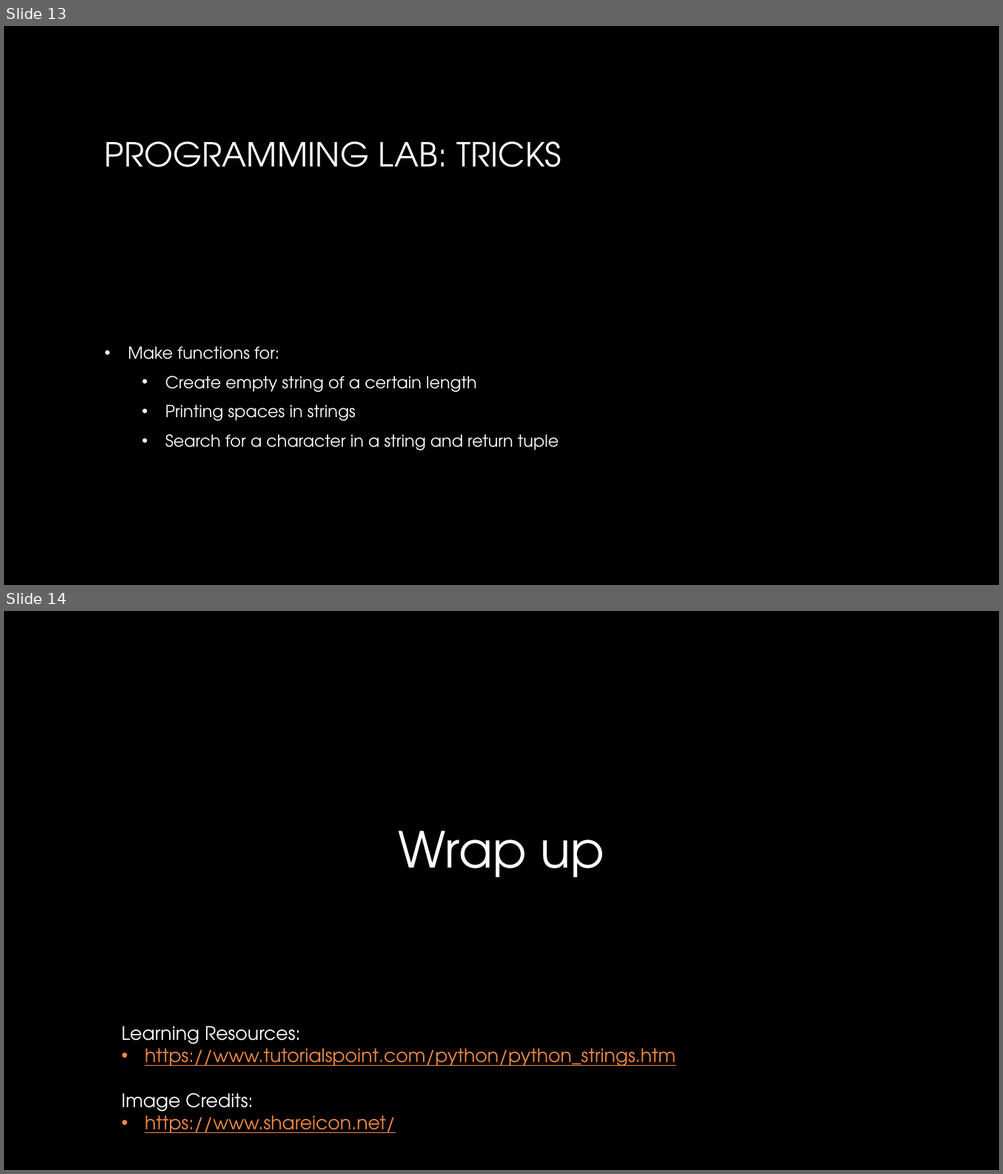
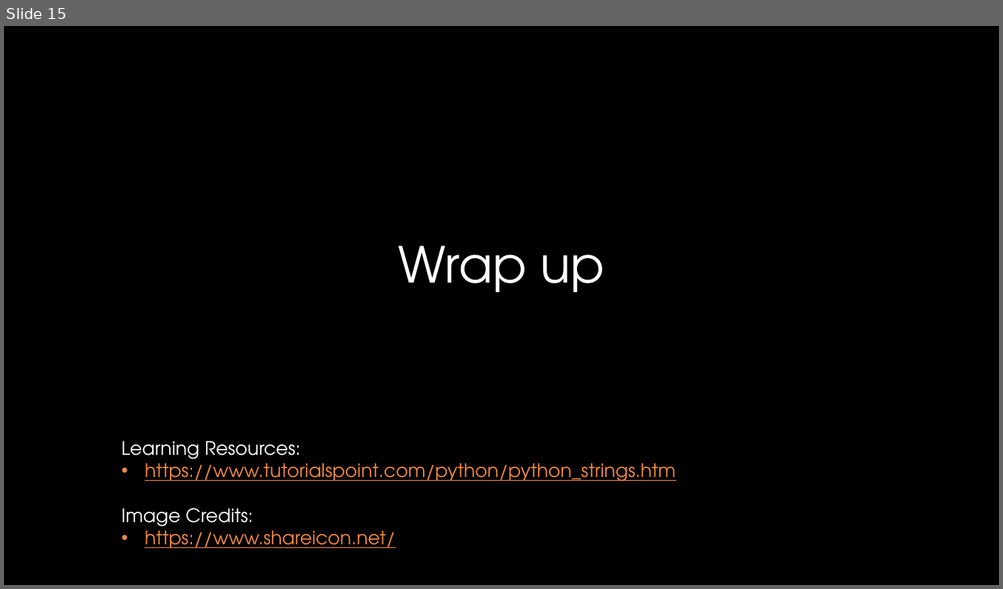
Before and after one commit to CSUMBPelicanCollective/CST205, a slide deck: howe_d_labs/lab10/lab10-presentation_howe_d.pptx. Shown one above the other, each under a label of ours: slides 13 and 14 before the commit, slide 15 after it. The pictures are 1003x1174 and 1003x589 pixels, drawn with LibreOffice and Linux fonts; fonts in the diff are those of the drawing; background and template pictures are left out. Boxes give left, top, right and bottom in pixels: in the first picture for what was removed or moved away, otherwise in the second. Text is boxed around its words. In the diff, an @@ line names an element or a change of style, - is before the commit and + after.

```diff
--- a/howe_d_labs/lab10/lab10-presentation_howe_d.pptx
+++ b/howe_d_labs/lab10/lab10-presentation_howe_d.pptx
@@ slide 13 removed at bbox=[4, 26, 999, 585], background picture (left out) @@
@@ title removed at bbox=[105, 141, 561, 167] @@
-PROGRAMMING LAB: TRICKS
@@ text removed at bbox=[128, 346, 558, 451] @@
-• Make functions for:
-  • Create empty string of a certain length
-  • Printing spaces in strings
-  • Search for a character in a string and return tuple
@@ what was slide 14 is now slide 15 @@
```
Also in this commit, not shown: 9 slides changed, 5 slides added, 3 other slides removed, 2 other files.
